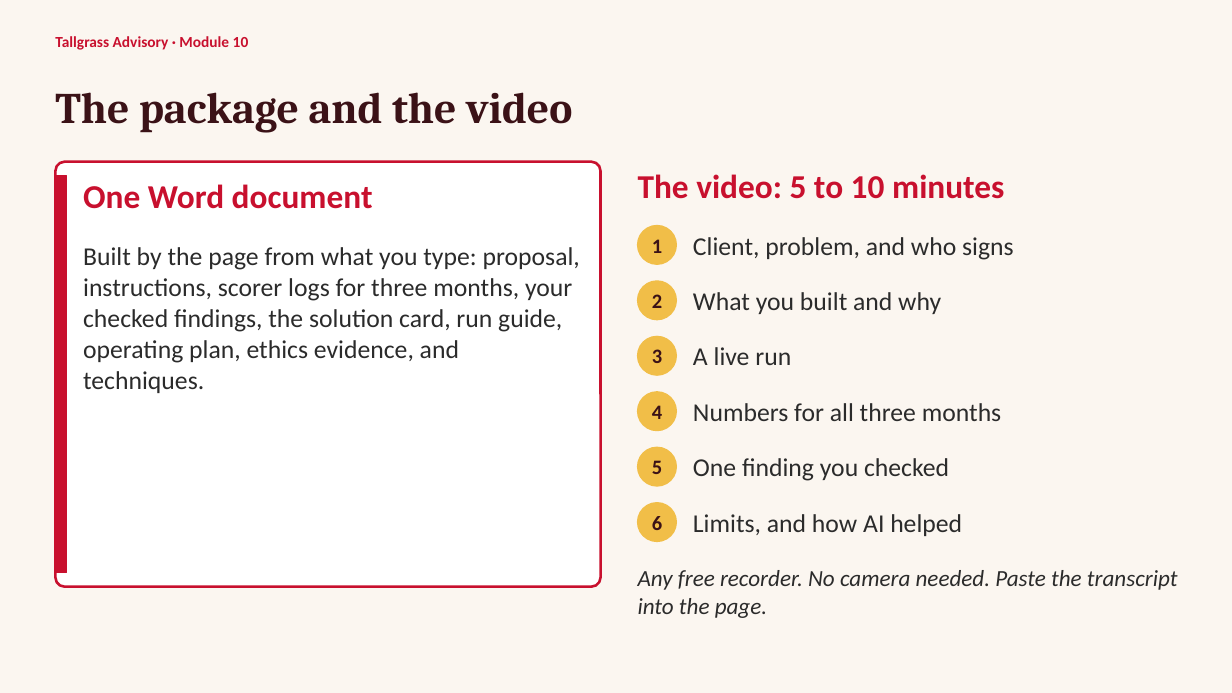
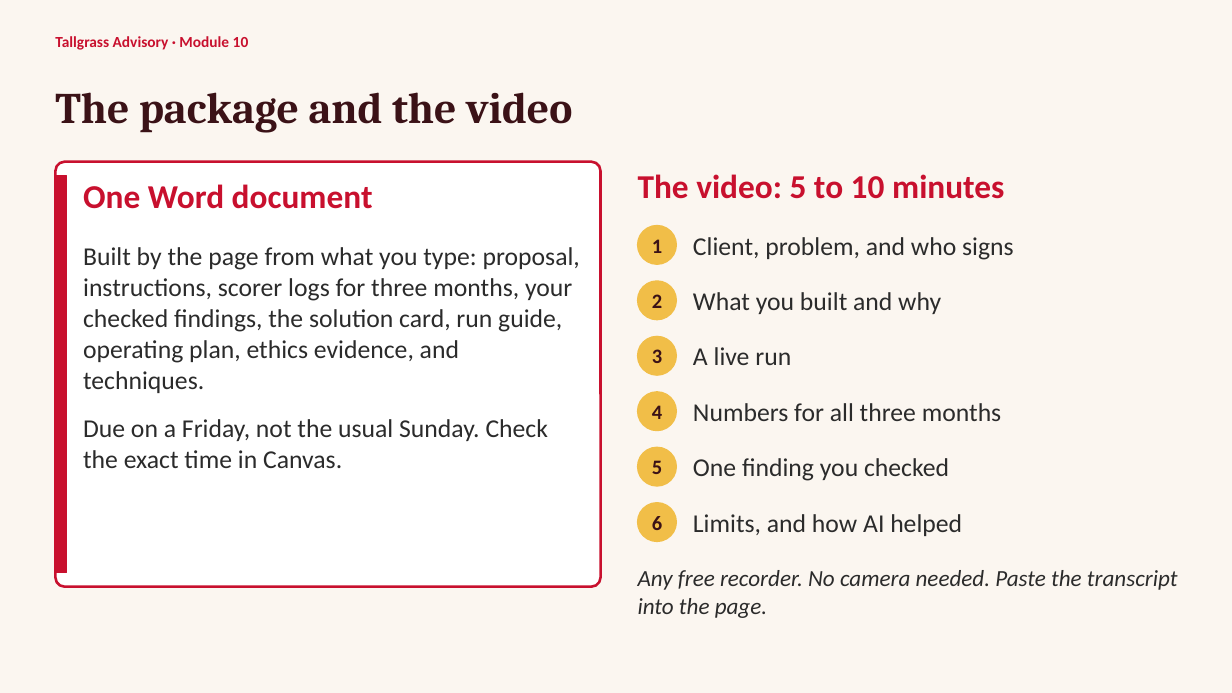
Before and after one commit to bradtrinkle/acct4420-course, a slide deck: slide 10 of downloads/module-10-slides.pptx. Drawn at 1232x693 pixels with LibreOffice and Linux fonts; fonts in the diff are those of the drawing. Boxes give left, top, right and bottom in pixels: in the first picture for what was removed or moved away, otherwise in the second. Text is boxed around its words. In the diff, an @@ line names an element or a change of style, - is before the commit and + after.

```diff
--- a/downloads/module-10-slides.pptx
+++ b/downloads/module-10-slides.pptx
@@ text at <box>83,419,549,468</box>: paragraph added @@
+Due on a Friday, not the usual Sunday. Check the exact time in Canvas.
```
Also in this commit, not shown: 29 other files.
